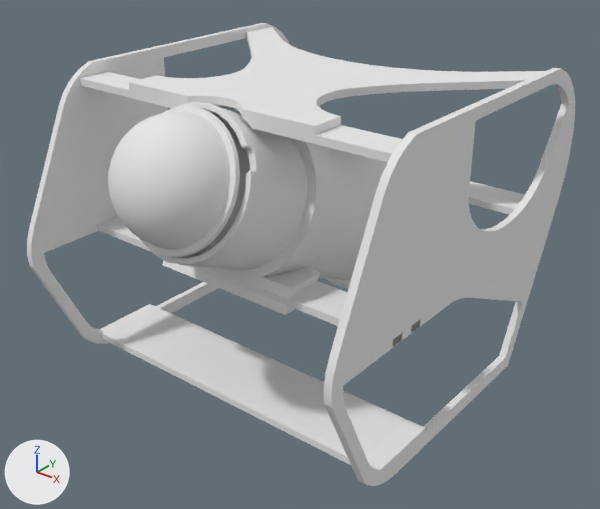
Renders of the glTF model apps/web/static/robot.glb from each side of a commit.
One viewpoint serves both versions: a 50 mm lens placed at (402.0, -376.0, 209.0), pointed at (7.0, 118.0, -98.0). Lighting does not change. The marker at lower left points along +X, +Y and +Z. Where no turn or scale is listed for an object, it has been applied to the vertices. Vertices at the same position are counted once.

The first picture shows 'TADD IV v5'.
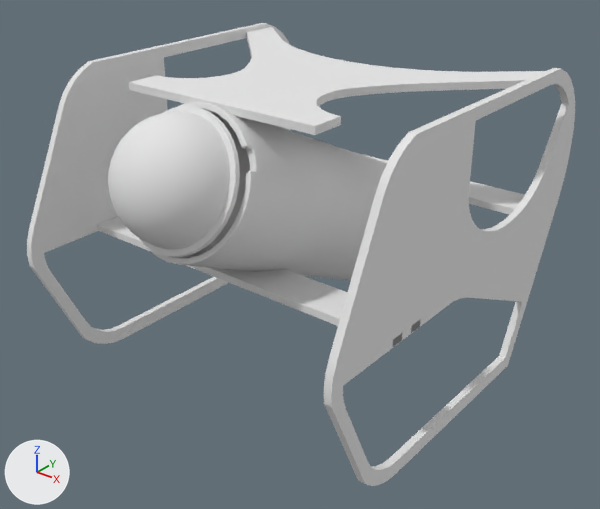
The newer file is also turned or shifted as a whole; pictures and numbers use the older file's frame.

Boxes [x1, y1, x2, y2] around the edits, measured in the pictures (600 x 509 px):
```json
{"part": 1, "of": "me_tadd_iv_v5", "change": "deleted", "before": [80, 72, 402, 315]}
{"part": 2, "of": "me_tadd_iv_v5", "change": "cut back", "before": [97, 216, 426, 470], "after": [97, 216, 341, 320]}
```

Scene script edits in JSON lines:
```json
{"block": "me_tadd_iv_v5", "where": "# used by ob_tadd_iv_v5; location = (0.0, 0.0, 0.0)"}
{"op": "remove", "block": "me_tadd_iv_v5", "code": "me_tadd_iv_v5.from_pydata(...)  # 4032 vertices, 8180 faces; spans x -155.0..155.0, y -55.0..307.0, z -206.0..55.0"}
{"op": "add", "block": "me_tadd_iv_v5", "code": "me_tadd_iv_v5.from_pydata(...)  # 3510 vertices, 7076 faces; spans x -155.0..155.0, y -55.0..307.0, z -206.0..55.0"}
{"block": "me_tadd_iv_v5", "change": "me_tadd_iv_v5 part 1: 516 vertices removed from x -149.0..149.0, y 28.0..298.0, z -171.0..51.0"}
{"block": "me_tadd_iv_v5", "change": "me_tadd_iv_v5 part 2: 32 vertices removed from x -155.0..155.0, y 21.0..86.0, z -194.0..-83.0; 2 vertices added at x -149.0, y 31.0..66.0, z -83.0"}
{"op": "remove", "block": "me_tadd_iv_v5", "code": "me_tadd_iv_v5.materials.append(mat_abs__white__001)  # white #e7e7e7"}
```
